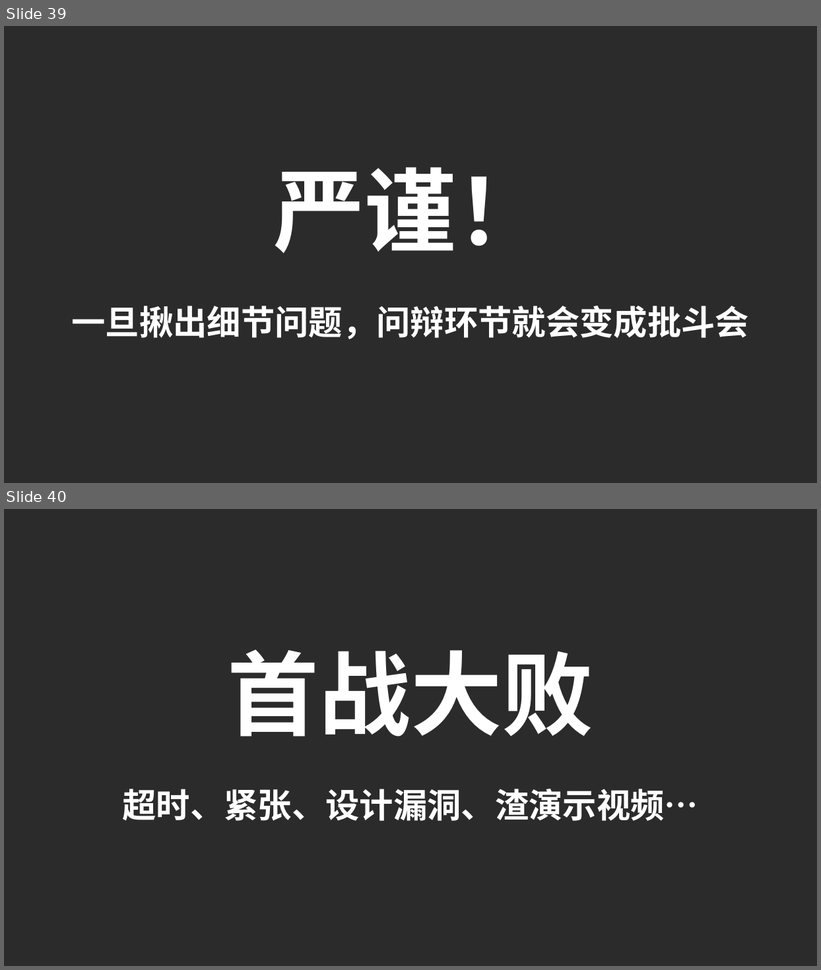
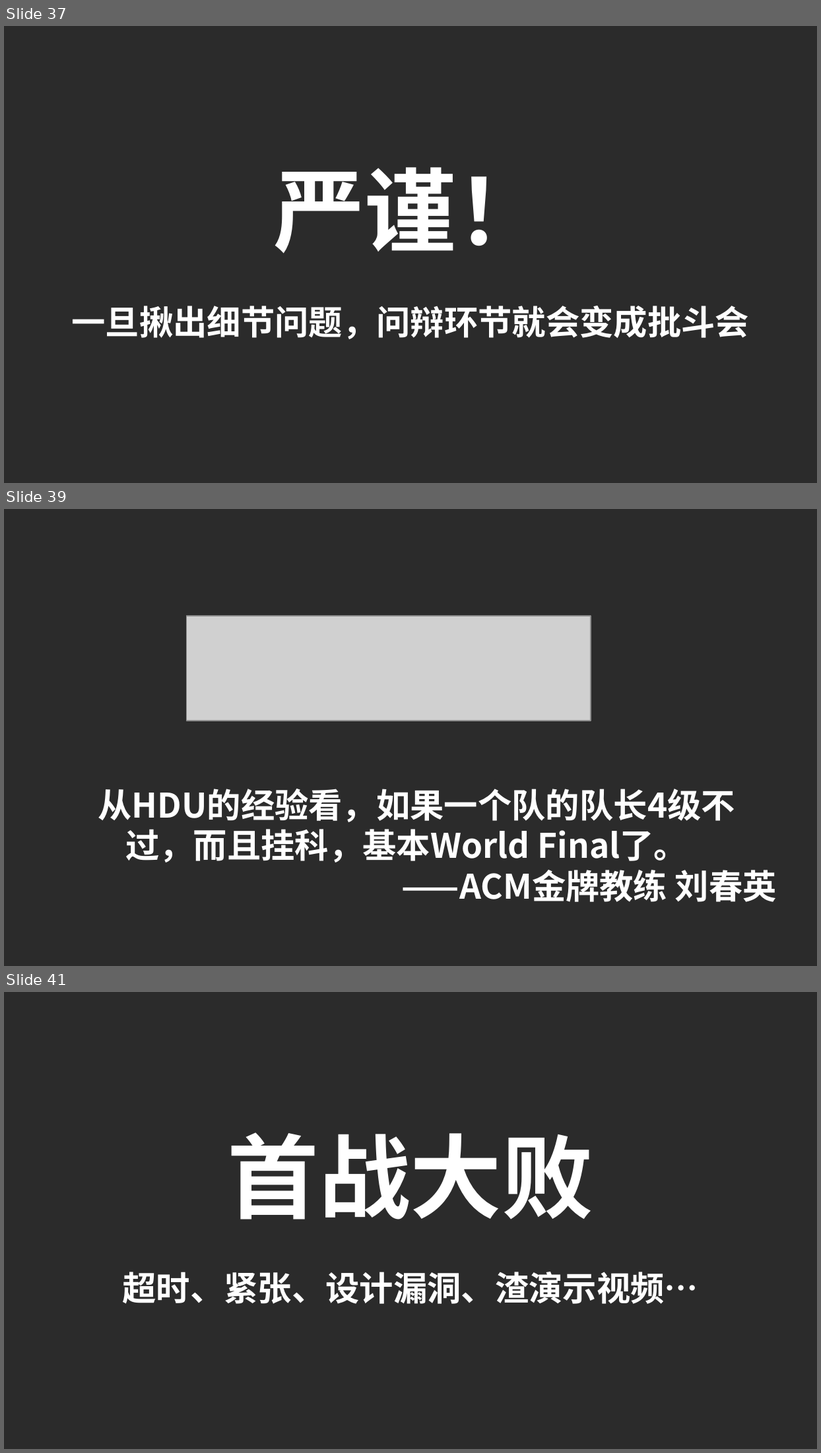
Before and after one commit to SUTFutureCoder/keynote_20141225, a slide deck: keynote2.ppt. Shown one above the other, each under a label of ours: slides 39 and 40 before the commit, slides 37, 39 and 41 after it; the slides between them are not shown. The pictures are 821x970 and 821x1453 pixels, drawn with LibreOffice and Linux fonts; fonts in the diff are those of the drawing; grey boxes stand for pictures; background and template pictures are left out; a plain dark background stands for a picture behind light text. Boxes give left, top, right and bottom in pixels: in the first picture for what was removed or moved away, otherwise in the second. Text is boxed around its words. In the diff, an @@ line names an element or a change of style, - is before the commit and + after.

```diff
--- a/keynote2.ppt
+++ b/keynote2.ppt
@@ slide 39 added at [4,509,817,966], background picture (left out) @@
@@ picture added at [186,617,590,722] @@
@@ text added at [98,789,777,902], 30 pt, text #FFFFFF, bold @@
+从HDU的经验看，如果一个队的队长4级不过，而且挂科，基本World Final了。
+——ACM金牌教练 刘春英
@@ what was slide 39 is now slide 37 @@
@@ what was slide 40 is now slide 41 @@
```
Also in this commit, not shown: 8 slides changed, 22 other slides added, 17 slides removed, 1 other file.
